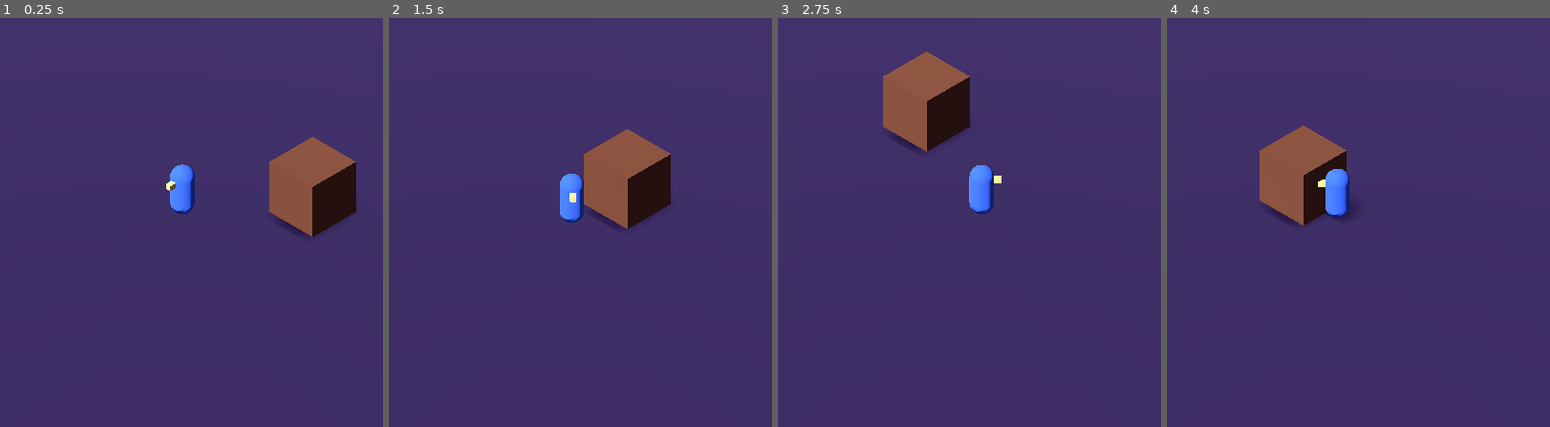
Above: before the commit, frames 1-4 (left to right).
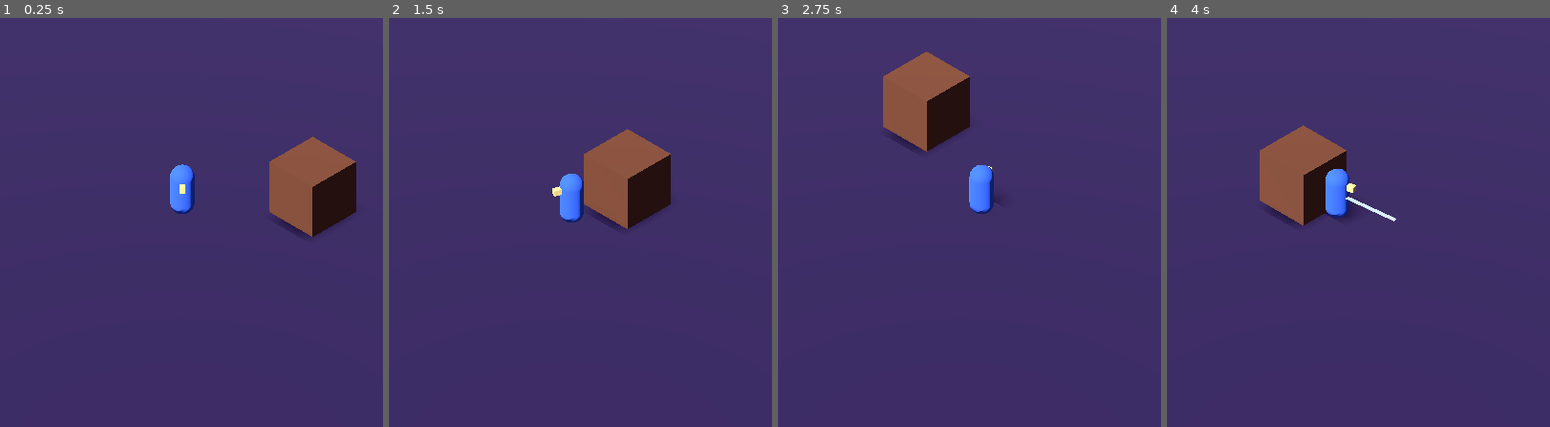
Above: after the commit, the same moments.

Repository: Spadasian/Robert
Game: Godot game, scene res://scenes/world/Main.tscn
The game is run twice, just before and just after one commit, with the same random seed, the same clock (stepped at 60 frames per second) and the same inputs.
Inputs (mouse positions are in pixels of both pictures, inside the frame that each line leads up to):
- Up to frame 1 (0.25 s): no input
- Up to frame 2 (1.5 s): tap Enter at 0.5 s; move the mouse to (741, 189) at 0.52 s; press the mouse at (741, 189) at 0.53 s; hold D (move_right) 0.53-1.28 s; move the mouse to (419, 234) at 1.27 s; release the mouse at (419, 234) at 1.28 s; hold S (move_down) from 1.28 s (still down); click (419, 234) at 1.35 s
- Up to frame 3 (2.75 s): move the mouse to (1038, 116) at 2.02 s; release S (move_down) at 2.03 s; press the mouse at (1038, 116) at 2.03 s; hold D (move_right) from 2.03 s (still down)
- Up to frame 4 (4 s): move the mouse to (1312, 296) at 2.77 s; release D (move_right) at 2.78 s; release the mouse at (1312, 296) at 2.78 s; hold W (move_up) 2.78-3.53 s; click (1312, 296) at 2.85 s; move the mouse to (outside the picture) at 3.52 s; press the mouse at (outside the picture) at 3.53 s; hold A (move_left) from 3.53 s (still down)

The runs differ from the first frame. In frame 1, less than 0.1% of the frame differs, in the area x 43-49%, y 39-43%; in frame 2, less than 0.1%; in frame 3, less than 0.1%; in frame 4, 0.2%, in the area x 39-60%, y 39-50%.

Commit message:
Task 4: mouse aim and basic katana slash (hitbox/hurtbox)
Co-Authored-By: Claude Sonnet 5.5 <noreply@anthropic.com>
Claude-Session: https://claude.ai/code/session_015tdxMYhNk2xjQ11oWM2YK9

Diff:
--- a/scenes/player/Player.tscn
+++ b/scenes/player/Player.tscn
@@ -1,6 +1,9 @@
-[gd_scene load_steps=7 format=3]
+[gd_scene load_steps=13 format=3]
 
 [ext_resource type="Script" path="res://scripts/player/Player.gd" id="1_player"]
+[ext_resource type="Script" path="res://scripts/player/AimComponent.gd" id="2_aim"]
+[ext_resource type="Script" path="res://scripts/player/AttackComponent.gd" id="3_attack"]
+[ext_resource type="Script" path="res://scripts/combat/Hitbox.gd" id="4_hitbox"]
 
 [sub_resource type="CapsuleShape3D" id="Shape_player"]
 radius = 0.4
@@ -18,6 +21,16 @@
 
 [sub_resource type="StandardMaterial3D" id="Mat_nose"]
 albedo_color = Color(0.95, 0.9, 0.5, 1)
+
+[sub_resource type="BoxShape3D" id="Shape_hit"]
+size = Vector3(0.9, 1.2, 2)
+
+[sub_resource type="BoxMesh" id="Mesh_blade"]
+size = Vector3(0.12, 0.04, 2)
+
+[sub_resource type="StandardMaterial3D" id="Mat_blade"]
+shading_mode = 0
+albedo_color = Color(0.85, 0.95, 1, 1)
 
 [node name="Player" type="CharacterBody3D" groups=["player"]]
 collision_layer = 2
@@ -39,3 +52,27 @@
 transform = Transform3D(1, 0, 0, 0, 1, 0, 0, 0, 1, 0, 1.3, 0.45)
 mesh = SubResource("Mesh_nose")
 surface_material_override/0 = SubResource("Mat_nose")
+
+[node name="AimComponent" type="Node" parent="."]
+script = ExtResource("2_aim")
+
+[node name="WeaponPivot" type="Node3D" parent="."]
+transform = Transform3D(1, 0, 0, 0, 1, 0, 0, 0, 1, 0, 0.9, 0)
+script = ExtResource("3_attack")
+
+[node name="SwingPivot" type="Node3D" parent="WeaponPivot"]
+
+[node name="Hitbox" type="Area3D" parent="WeaponPivot/SwingPivot"]
+collision_layer = 8
+collision_mask = 32
+monitorable = false
+script = ExtResource("4_hitbox")
+
+[node name="CollisionShape3D" type="CollisionShape3D" parent="WeaponPivot/SwingPivot/Hitbox"]
+transform = Transform3D(1, 0, 0, 0, 1, 0, 0, 0, 1, 0, 0, 1.4)
+shape = SubResource("Shape_hit")
+
+[node name="Blade" type="MeshInstance3D" parent="WeaponPivot/SwingPivot"]
+transform = Transform3D(1, 0, 0, 0, 1, 0, 0, 0, 1, 0, 0, 1.4)
+mesh = SubResource("Mesh_blade")
+surface_material_override/0 = SubResource("Mat_blade")
--- a/scenes/world/Main.tscn
+++ b/scenes/world/Main.tscn
@@ -2,6 +2,7 @@
 
 [ext_resource type="PackedScene" path="res://scenes/player/Player.tscn" id="1_player"]
 [ext_resource type="PackedScene" path="res://scenes/world/CameraRig.tscn" id="2_camera"]
+[ext_resource type="Script" path="res://scripts/combat/Hurtbox.gd" id="3_hurtbox"]
 
 [sub_resource type="PlaneMesh" id="PlaneMesh_floor"]
 size = Vector2(60, 60)
@@ -18,6 +19,9 @@
 
 [sub_resource type="BoxShape3D" id="Shape_crate"]
 size = Vector3(2, 2, 2)
+
+[sub_resource type="BoxShape3D" id="Shape_crate_hurt"]
+size = Vector3(2.4, 2.4, 2.4)
 
 [sub_resource type="BoxMesh" id="Mesh_crate"]
 size = Vector3(2, 2, 2)
@@ -44,6 +48,16 @@
 mesh = SubResource("Mesh_crate")
 surface_material_override/0 = SubResource("Mat_crate")
 
+[node name="Hurtbox" type="Area3D" parent="TestCrate"]
+collision_layer = 32
+collision_mask = 0
+script = ExtResource("3_hurtbox")
+team = "enemy"
+debug_print = true
+
+[node name="CollisionShape3D" type="CollisionShape3D" parent="TestCrate/Hurtbox"]
+shape = SubResource("Shape_crate_hurt")
+
 [node name="Player" parent="." instance=ExtResource("1_player")]
 
 [node name="Sun" type="DirectionalLight3D" parent="."]
--- /dev/null
+++ b/scripts/combat/Hitbox.gd
@@ -0,0 +1,27 @@
+extends Area3D
+## Deals damage to any Hurtbox it touches (once per activation). Ignores same-team hurtboxes.
+
+@export var damage: float = 10.0
+@export var team: String = "player"
+
+var source: Node
+var already_hit: Array = []
+
+
+func _ready() -> void:
+	area_entered.connect(_on_area_entered)
+
+
+func set_active(active: bool) -> void:
+	if active:
+		already_hit.clear()
+	set_deferred("monitoring", active)
+
+
+func _on_area_entered(area: Area3D) -> void:
+	if not area.has_method("receive_hit"):
+		return
+	if area.team == team or area in already_hit:
+		return
+	already_hit.append(area)
+	area.receive_hit(damage, source)
--- /dev/null
+++ b/scripts/combat/Hurtbox.gd
@@ -0,0 +1,13 @@
+extends Area3D
+## Receives hits from Hitboxes. Other nodes (health, enemies) listen to hit_received.
+
+signal hit_received(damage: float, source: Node)
+
+@export var team: String = "enemy"
+@export var debug_print: bool = false
+
+
+func receive_hit(damage: float, source: Node) -> void:
+	if debug_print:
+		print("Hit ", get_parent().name, " for ", damage)
+	hit_received.emit(damage, source)
--- /dev/null
+++ b/scripts/player/AimComponent.gd
@@ -0,0 +1,27 @@
+extends Node
+## Finds where the mouse points on the ground and exposes the aim direction (flat, on XZ).
+
+var aim_direction: Vector3 = Vector3(0.0, 0.0, 1.0)
+var aim_point: Vector3 = Vector3.ZERO
+
+# Height of the aiming plane: roughly weapon height, so the aim matches what you see.
+const AIM_HEIGHT: float = 0.9
+
+
+func _process(_delta: float) -> void:
+	var body := get_parent() as Node3D
+	var camera := get_viewport().get_camera_3d()
+	if body == null or camera == null:
+		return
+	var mouse_position: Vector2 = get_viewport().get_mouse_position()
+	var ray_origin: Vector3 = camera.project_ray_origin(mouse_position)
+	var ray_direction: Vector3 = camera.project_ray_normal(mouse_position)
+	var plane := Plane(Vector3.UP, body.global_position.y + AIM_HEIGHT)
+	var hit: Variant = plane.intersects_ray(ray_origin, ray_direction)
+	if hit == null:
+		return
+	aim_point = hit
+	var flat: Vector3 = aim_point - body.global_position
+	flat.y = 0.0
+	if flat.length() > 0.1:
+		aim_direction = flat.normalized()
--- /dev/null
+++ b/scripts/player/AttackComponent.gd
@@ -0,0 +1,50 @@
+extends Node3D
+## Basic katana slash. Hold the attack button to keep slashing (limited by cooldown).
+
+@export var damage: float = 10.0
+@export var attack_cooldown: float = 0.35
+@export var swing_time: float = 0.15
+@export var swing_arc_degrees: float = 140.0
+
+@onready var aim: Node = $"../AimComponent"
+@onready var swing_pivot: Node3D = $SwingPivot
+@onready var hitbox: Area3D = $SwingPivot/Hitbox
+@onready var blade: MeshInstance3D = $SwingPivot/Blade
+
+var cooldown_left: float = 0.0
+var swing_side: float = 1.0
+var swing_tween: Tween
+
+
+func _ready() -> void:
+	blade.visible = false
+	hitbox.source = get_parent()
+	hitbox.set_active(false)
+
+
+func _physics_process(delta: float) -> void:
+	cooldown_left = maxf(cooldown_left - delta, 0.0)
+	rotation.y = atan2(aim.aim_direction.x, aim.aim_direction.z)
+	if Input.is_action_pressed("attack") and cooldown_left <= 0.0:
+		start_attack()
+
+
+func start_attack() -> void:
+	cooldown_left = attack_cooldown
+	hitbox.damage = damage
+	hitbox.set_active(true)
+	blade.visible = true
+
+	var half_arc: float = deg_to_rad(swing_arc_degrees * 0.5) * swing_side
+	swing_pivot.rotation.y = -half_arc
+	if swing_tween:
+		swing_tween.kill()
+	swing_tween = create_tween()
+	swing_tween.tween_property(swing_pivot, "rotation:y", half_arc, swing_time)
+	swing_tween.tween_callback(end_attack)
+	swing_side *= -1.0 # alternate swing direction
+
+
+func end_attack() -> void:
+	hitbox.set_active(false)
+	blade.visible = false
--- a/scripts/player/Player.gd
+++ b/scripts/player/Player.gd
@@ -4,12 +4,12 @@
 @export var move_speed: float = 6.0
 @export var acceleration: float = 40.0
 @export var friction: float = 50.0
-@export var turn_speed: float = 14.0
 
-# Must match the camera yaw in Main.tscn (45 degrees), so W moves "up" on screen.
+# Must match the camera yaw in CameraRig.tscn (45 degrees), so W moves "up" on screen.
 const CAMERA_YAW_DEGREES: float = 45.0
 
 @onready var model: Node3D = $Model
+@onready var aim: Node = $AimComponent
 
 
 func _physics_process(delta: float) -> void:
@@ -23,7 +23,5 @@
 	velocity.y = 0.0
 	move_and_slide()
 
-	# Temporary: face the movement direction. Task 4 will aim at the mouse instead.
-	if direction != Vector3.ZERO:
-		var target_angle: float = atan2(direction.x, direction.z)
-		model.rotation.y = lerp_angle(model.rotation.y, target_angle, clampf(turn_speed * delta, 0.0, 1.0))
+	# The player always faces the mouse.
+	model.rotation.y = atan2(aim.aim_direction.x, aim.aim_direction.z)
